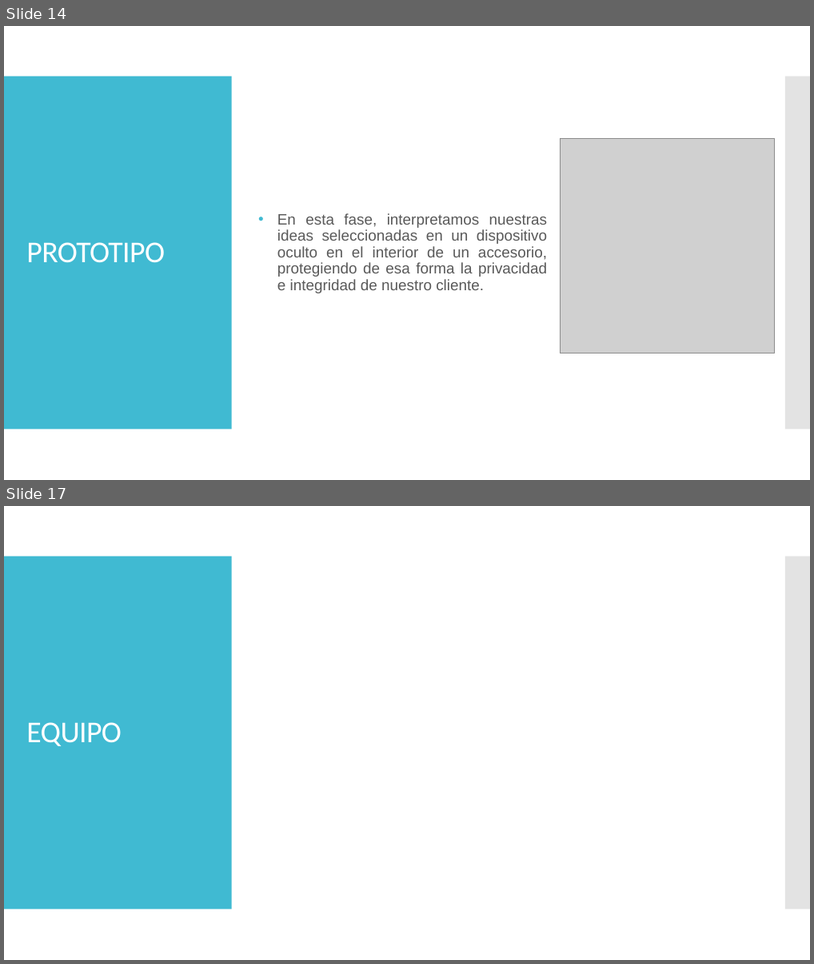
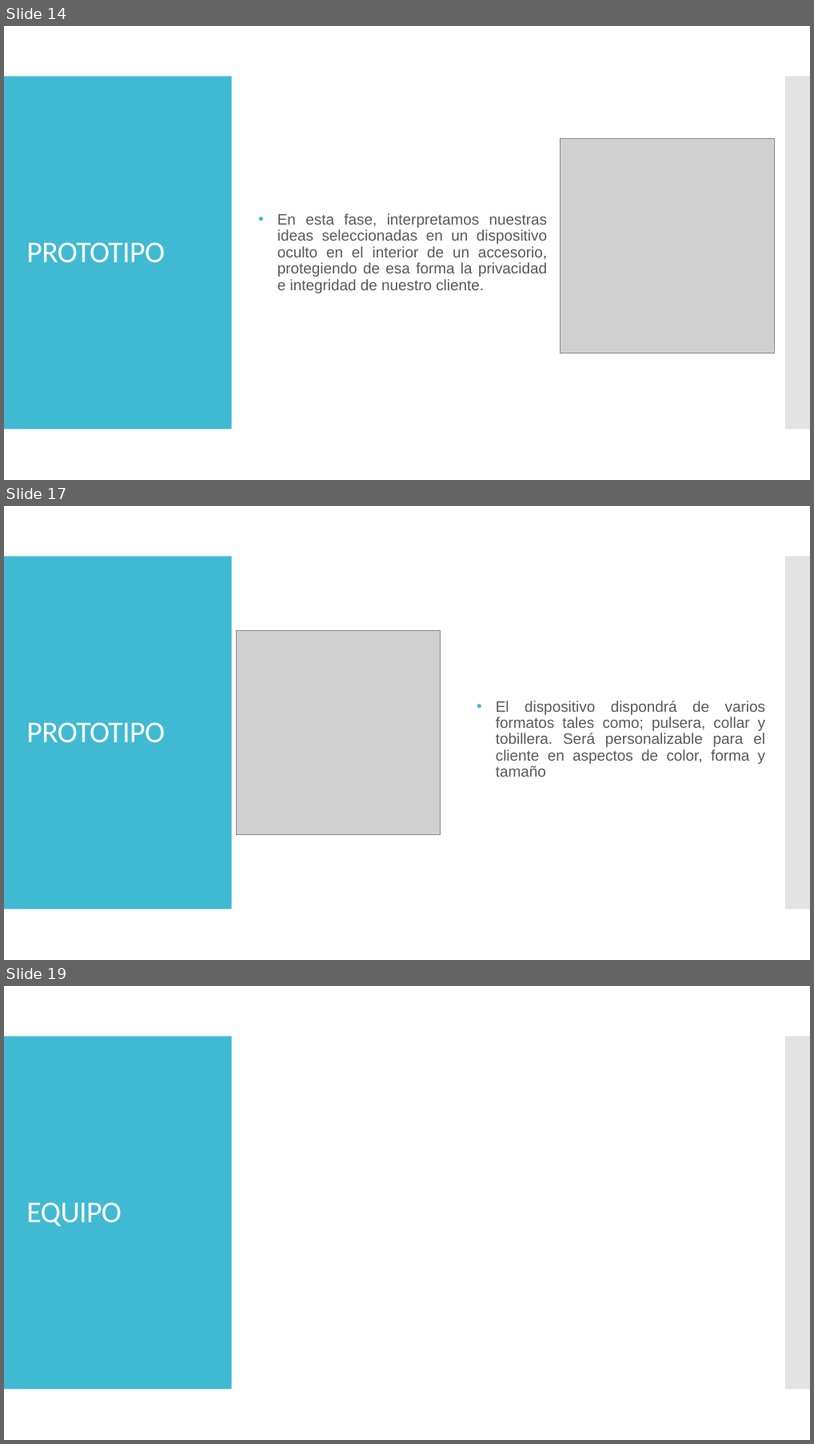
Before and after one commit to claudio-cordova-estrada/hackathon, a slide deck: Presentacion/Design_Thinking.pptx. Shown one above the other, each under a label of ours: slides 14 and 17 before the commit, slides 14, 17 and 19 after it; the slides between them are not shown. The pictures are 814x964 and 814x1444 pixels, drawn with LibreOffice and Linux fonts; fonts in the diff are those of the drawing; grey boxes stand for pictures. Boxes give left, top, right and bottom in pixels: in the first picture for what was removed or moved away, otherwise in the second. Text is boxed around its words. In the diff, an @@ line names an element or a change of style, - is before the commit and + after.

```diff
--- a/Presentacion/Design_Thinking.pptx
+++ b/Presentacion/Design_Thinking.pptx
@@ slide 17 added at (4,506,810,960), background #FFFFFF; not listed: 2 template elements that a slide beside it also shows @@
@@ picture added at (237,631,441,835) @@
@@ text added at (496,700,766,776), 18 pt, text #595959 @@
+  • El dispositivo dispondrá de varios formatos tales como; pulsera, collar y tobillera. Será personalizable para el cliente en aspectos de color, forma y tamaño
@@ title added at (26,722,165,743), 36 pt, text #FFFFFF @@
+PROTOTIPO
@@ what was slide 17 is now slide 19 @@
```
Also in this commit, not shown: 1 slide changed, 2 other slides added, 1 slide removed.
